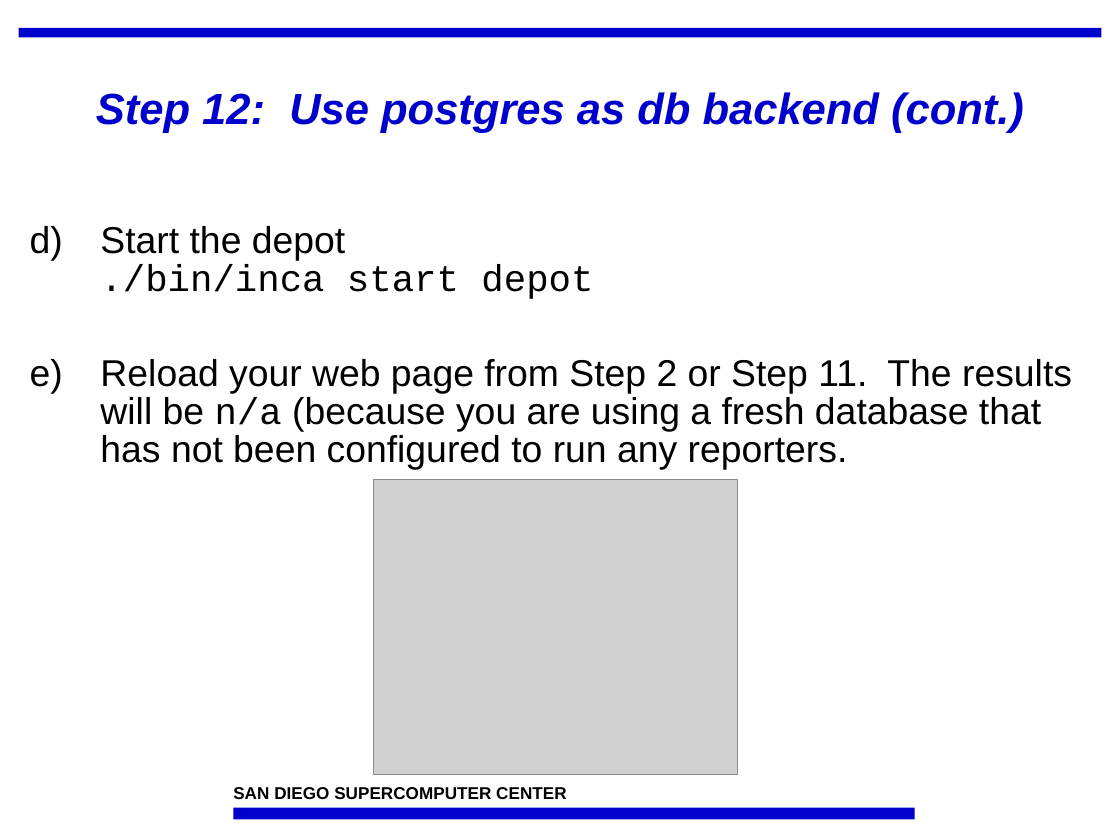
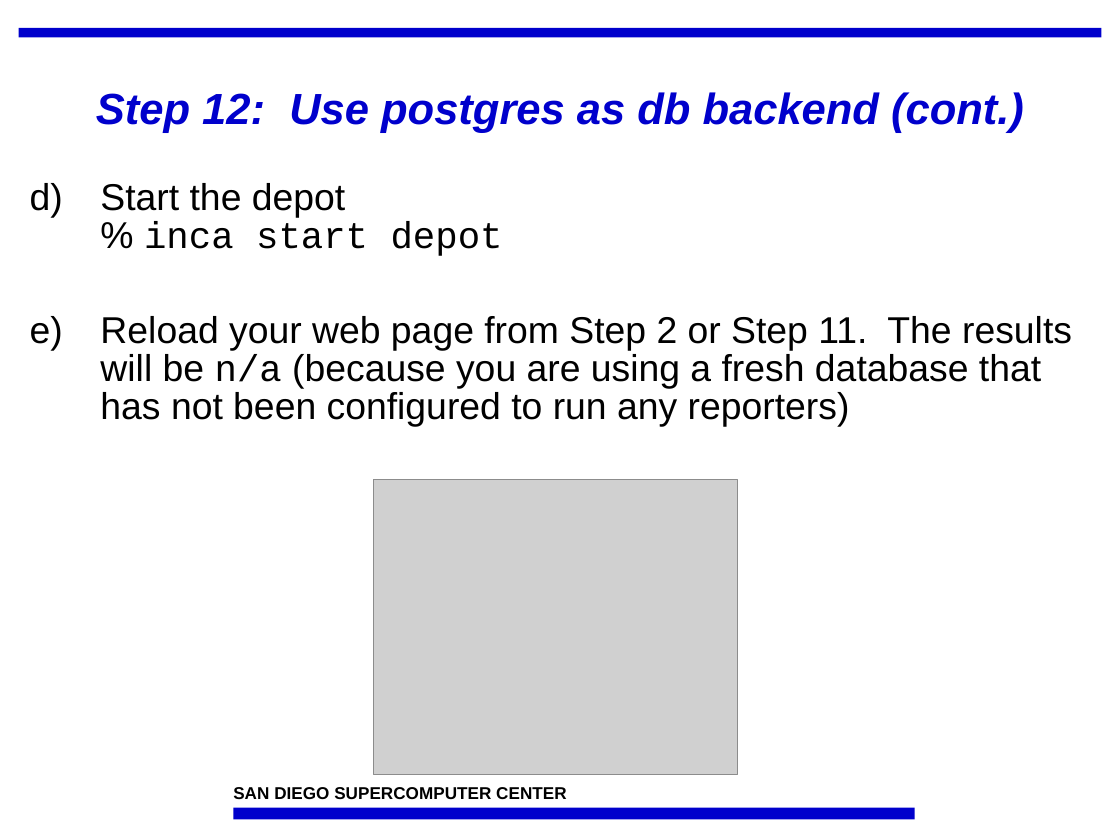
Before and after one commit to IncaProject/inca-xsede, a slide deck: slide 25 of talks/feb-06-workshop/deploy2.ppt. Drawn at 1120x840 pixels with LibreOffice and Linux fonts; fonts in the diff are those of the drawing; grey boxes stand for pictures; background and template pictures are left out. Boxes give left, top, right and bottom in pixels: in the first picture for what was removed or moved away, otherwise in the second. Text is boxed around its words. In the diff, an @@ line names an element or a change of style, - is before the commit and + after.

```diff
--- a/talks/feb-06-workshop/deploy2.ppt
+++ b/talks/feb-06-workshop/deploy2.ppt
@@ text at [100, 183, 1072, 426]: text changed @@
-d) Start the depot
-   ./bin/inca start depot
-e) Reload your web page from Step 2 or Step 11. The results will be n/a (because you are using a fresh database that has not been configured to run any reporters.
+d) Start the depot
+   % inca start depot
+e) Reload your web page from Step 2 or Step 11. The results will be n/a (because you are using a fresh database that has not been configured to run any reporters)
```
Also in this commit, not shown: 6 other slides changed.
